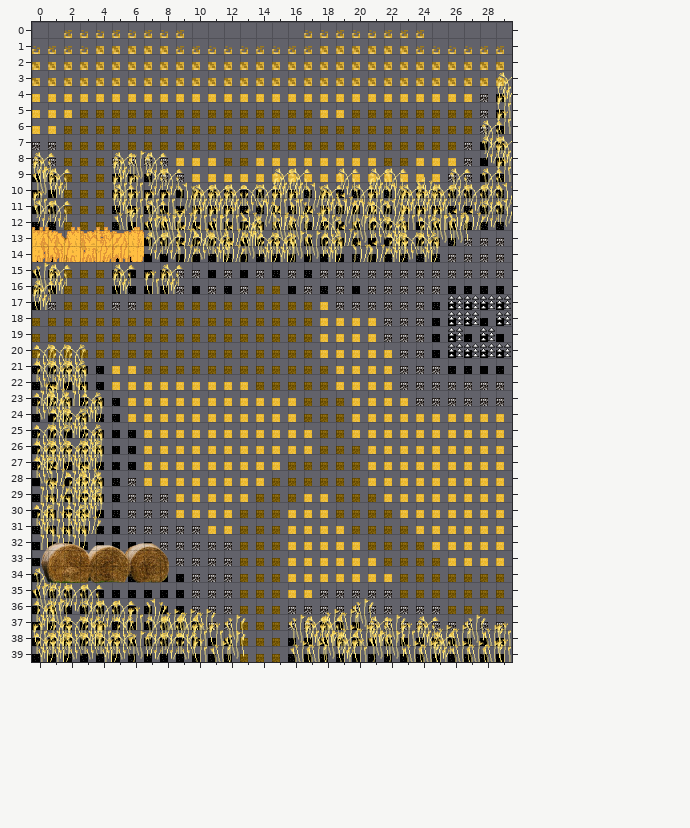
An edit to a level. Tiled map, scripts/world/maps/chapter1/farm_world/farm7.tmx. This is how it looked before the edit.
Cells are 40x40 px. Shown: x 0..29, y 0..39.
Once edited:
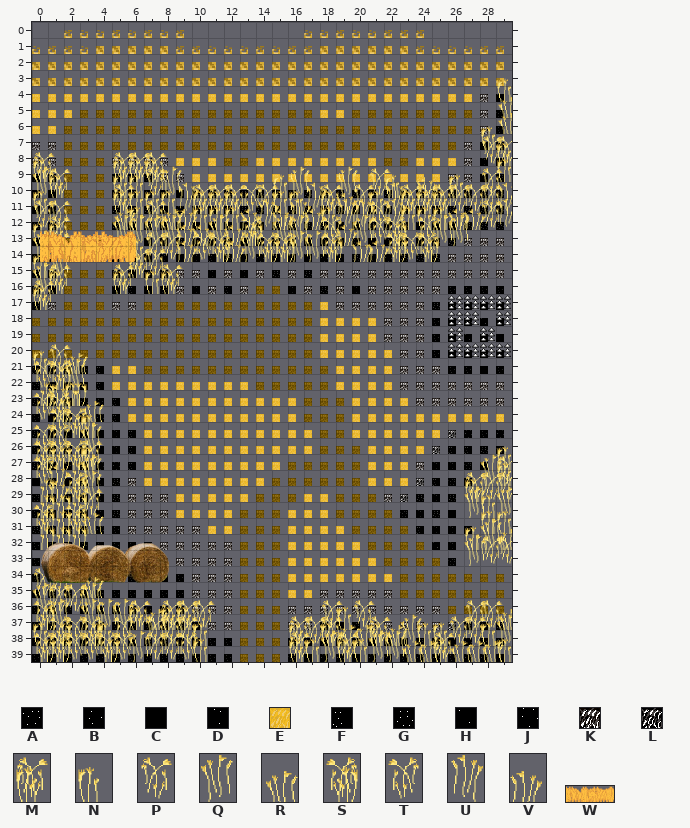
Key: from "farm_world": A 0, B 1, C 2, D 3, E 4, F 10, G 11, H 12, J 13, K 20, L 21; from "farm_world_extras": M 0 "dark_wheat1", N 1 "dark_wheat2", P 2 "dark_wheat3", Q 3 "dark_wheat4", R 4 "dark_wheat5", S 7 "dark_wheat1_flip", T 9 "dark_wheat3_flip", U 10 "dark_wheat4_flip", V 11 "dark_wheat5_flip", W 14 "wheat_wall".
_ is an empty cell.
Objects are placed by their top-left corner, in cells (3,4 is the top-left corner of cell 3,4); size is 1x1 cell unless given.
Tiles replaced or removed in this view: E, K, M, N, P, Q, R, S, T, U, V.
Tiles of an added or newly shown layer are drawn over the layers below it.
Edits made:
Changed rows in their new state; . is an unchanged cell.
Layer "Camada de Blocos 1":
first column x 22:
25 ....LJBJ
26 ...LFFGA
27 ..KDDAC_
28 ..LFAD__
29 KLGDG___
30 .ADGC___
31 ..FDDB__
32 ...HD___
33 ....AQPP
Layer "Camada de Blocos 2":
first column x 0:
 4 ............................._
 5 ............................._
 6 ............................._
 7 ............................_.
 9 ......__......................
10 ........_......__.._.__..._...
13 NM...QQ.......................
14 QM...RN.......................
15 NQ....MP......................
first column x 0:
21 ___.
22 .._.
24 ..._
26 ..._
27 ..._
28 ..._
29 ..._
30 ..._
31 ..._
first column x 3:
36 _..........................
37 ________.......___.....LABG
38 ........__...__....________
39 ........__...__............
Layer "objects_party":
added: W "wheat_wall" at 0.5,13 size 6x2
removed: W "wheat_wall" at 0,12.7 size 7x2.3
Layer "Tile Layer 3" (added):
first column x 6:
 4 .......................N
 5 .......................R
 6 .......................R
 7 ......................N.
 9 MM......................
10 ..Q......NQ..Q.PN...N...
first column x 0:
21 NPR...........................
22 ..Q...........................
23 ..N...........................
24 ...R..........................
25 ...N..........................
26 ...Q..........................
27 ...M.........................N
28 ...Q........................QM
29 ...Q.......................MPP
30 ...P.......................QNQ
31 ...R........................NN
32 ...........................NQR
35 ...R..........................
36 ...Q..........................
37 ...QQQMRMMP.......PNP......PPR
38 ................MP....RQNNPPNQ
39 ................MN............
